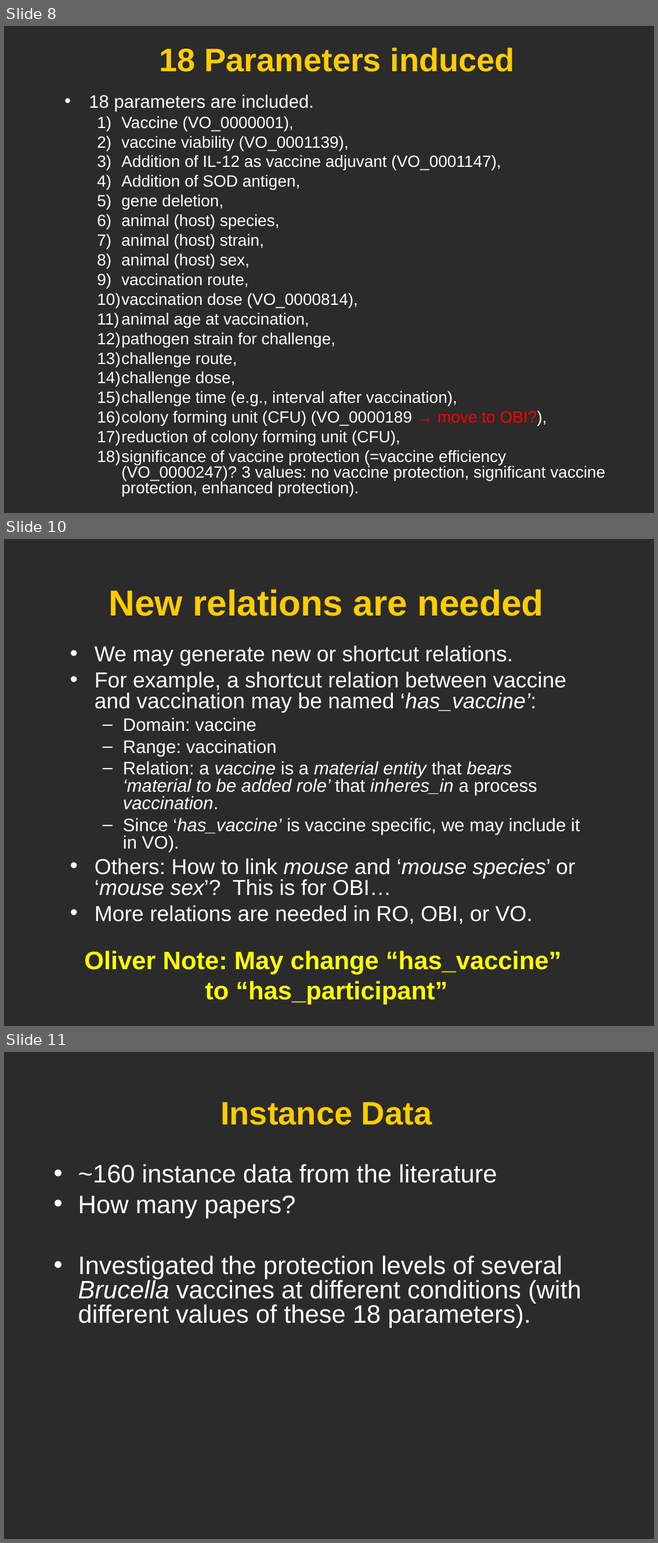
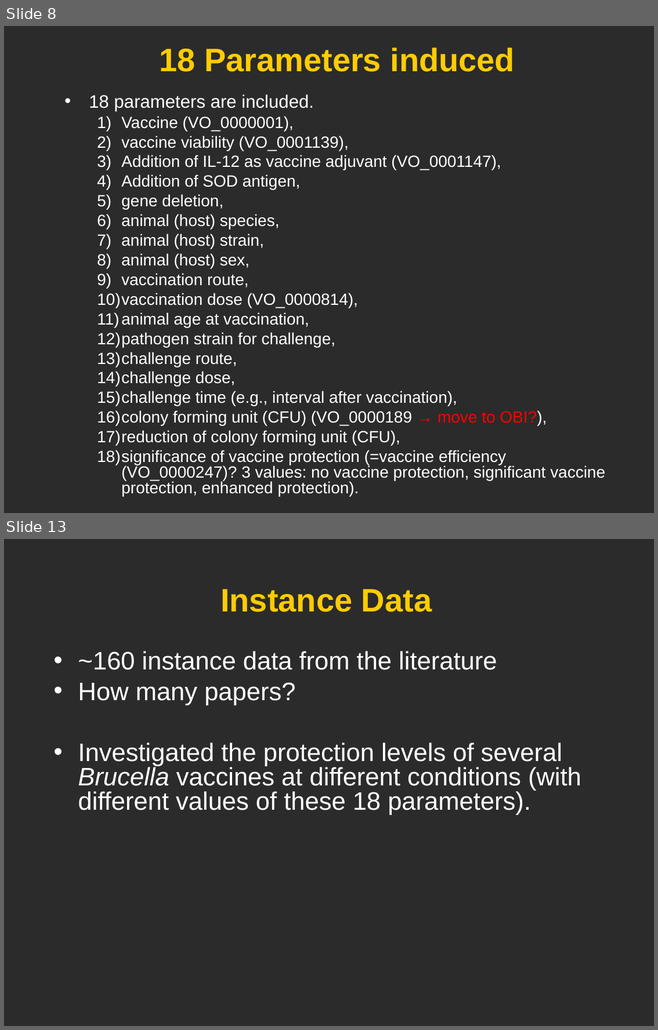
Before and after one commit to obi-ontology/obi-legacy-svn, a slide deck: trunk/docs/developer/use cases/Vaccine_usercase_Vancouver2010.ppt. Shown one above the other, each under a label of ours: slides 8, 10 and 11 before the commit, slides 8 and 13 after it; the slides between them are not shown. The pictures are 658x1543 and 658x1030 pixels, drawn with LibreOffice and Linux fonts; fonts in the diff are those of the drawing; background and template pictures are left out; a plain dark background stands for a picture behind light text. Boxes give left, top, right and bottom in pixels: in the first picture for what was removed or moved away, otherwise in the second. Text is boxed around its words. In the diff, an @@ line names an element or a change of style, - is before the commit and + after.

Commit message:
Updated based on today's VO call discussions. --Oliver

```diff
--- a/trunk/docs/developer/use cases/Vaccine_usercase_Vancouver2010.ppt
+++ b/trunk/docs/developer/use cases/Vaccine_usercase_Vancouver2010.ppt
@@ slide 10 removed at (4, 539, 654, 1026), background picture (left out) @@
@@ title removed at (108, 589, 543, 616) @@
-New relations are needed
@@ text removed at (94, 646, 580, 924) @@
-• We may generate new or shortcut relations.
-• For example, a shortcut relation between vaccine and vaccination may be named ‘has_vaccine’:
-  – Domain: vaccine
-  – Range: vaccination
-  – Relation: a vaccine is a material entity that bears ‘material to be added role’ that inheres_in a process vaccination.
-  – Since ‘has_vaccine’ is vaccine specific, we may include it in VO).
-• Others: How to link mouse and ‘mouse species’ or ‘mouse sex’? This is for OBI…
-• More relations are needed in RO, OBI, or VO.
@@ text removed at (84, 951, 561, 1005) @@
-Oliver Note: May change “has_vaccine”
-to “has_participant”
@@ what was slide 11 is now slide 13 @@
```
Also in this commit, not shown: 3 slides changed, 5 slides added.
